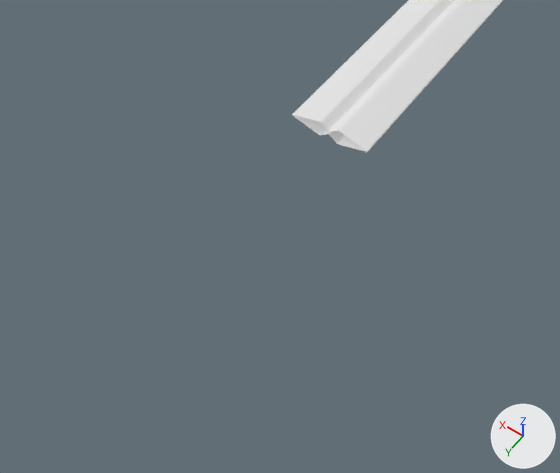
Renders of the Blender file Sword.blend from each side of a commit.
Both versions are drawn from a 50 mm lens placed at (-1.4, 8.18, 2.69), pointed at (-0.17, 6.45, -0.02). The lights are fixed; the arrows at lower right show +X, +Y and +Z.
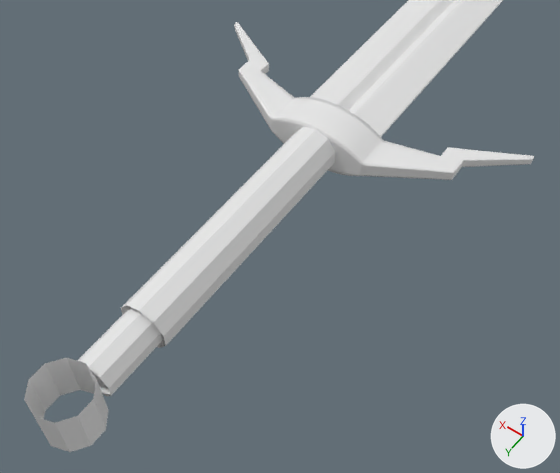
Commit message: Sword Hilt Complete

Changed parts and their boxes [x1, y1, x2, y2] in the pictures (560 x 473 px):
'Cylinder.001', added: after [121, 127, 335, 348]
'Cylinder', added: after [234, 22, 534, 180]
'Cylinder.003', added: after [24, 358, 109, 452]
'Cylinder.002', added: after [77, 308, 163, 396]

What changed in the scene script:
```text
Add me_cylinder_003:
    me_cylinder_003.from_pydata(...)  # 20 vertices, 10 faces; spans x -0.95..0.95, y -1.0..1.0, z -1.0..1.0
Add me_cylinder:
    me_cylinder.from_pydata(...)  # 32 vertices, 29 faces; spans x -3.23..0.0, y -1.0..1.0, z -1.0..4.44
    me_cylinder.polygons.foreach_set('use_smooth', [True] * 29)
Add ob_cylinder_003:
    ob_cylinder_003 = bpy.data.objects.new('Cylinder.003', me_cylinder_003)
    ob_cylinder_003.location = (0.0, 7.58, 0.0)
    ob_cylinder_003.scale = (0.13, 0.13, 0.13)
Add ob_cylinder_002:
    ob_cylinder_002 = bpy.data.objects.new('Cylinder.002', me_cylinder_003.copy())
    ob_cylinder_002.location = (0.0, 7.3, 0.0)
    ob_cylinder_002.rotation_euler = (1.571, 0.0, 0.0)  # degrees (90, 0, 0)
    ob_cylinder_002.scale = (0.095, 0.095, 0.15)
Add ob_cylinder_001:
    ob_cylinder_001 = bpy.data.objects.new('Cylinder.001', me_cylinder_003.copy())
    ob_cylinder_001.location = (0.0, 6.54, 0.0)
    ob_cylinder_001.rotation_euler = (1.571, 0.0, 0.0)  # degrees (90, 0, 0)
    ob_cylinder_001.scale = (0.12, 0.12, 0.62)
Add ob_cylinder:
    ob_cylinder = bpy.data.objects.new('Cylinder', me_cylinder)
    ob_cylinder.location = (0.0, 5.82, 0.0)
    ob_cylinder.rotation_euler = (1.571, 0.0, 0.0)  # degrees (90, 0, 0)
    ob_cylinder.scale = (0.275, 0.13, 0.1)
    _m = ob_cylinder.modifiers.new('Mirror', 'MIRROR')
    _m = ob_cylinder.modifiers.new('Subdivision', 'SUBSURF')
    _m.levels = 3
    _m.render_levels = 3
    _m = ob_cylinder.modifiers.new('Subdivision.001', 'SUBSURF')
    _m.render_levels = 1
```
